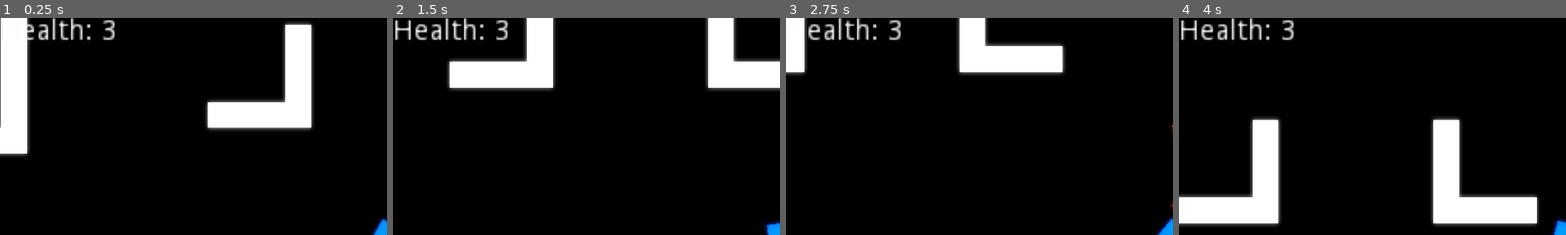
Above: before the commit, frames 1-4 (left to right).
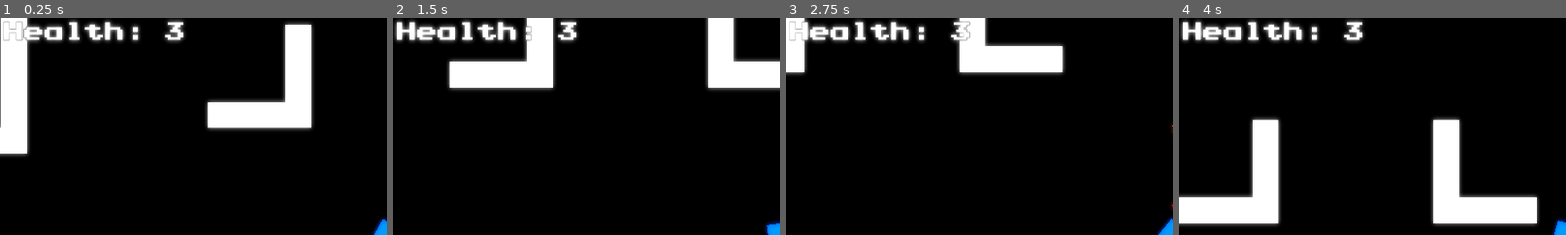
Above: after the commit, the same moments.

Repository: Kirottu/perttishooter
Game: Godot game, scene res://Scenes/Level.tscn
Same seed, same stepped clock (60 frames per second), same inputs: the game is played once before the commit and once after it.
Inputs (mouse positions are % of the whole screen's width and height, from its top left):
- Up to frame 1 (0.25 s): no input
- Up to frame 2 (1.5 s): tap Enter at 0.5 s; move the mouse to (72, 45) at 0.52 s; hold D (right) 0.53-1.28 s; hold Space (fire) 0.53-1.28 s; move the mouse to (30, 55) at 1.27 s; hold S (down) from 1.28 s (still down); tap Space (fire) at 1.35 s
- Up to frame 3 (2.75 s): move the mouse to (60, 28) at 2.02 s; release S (down) at 2.03 s; hold D (right) from 2.03 s (still down); hold Space (fire) from 2.03 s (still down)
- Up to frame 4 (4 s): move the mouse to (45, 70) at 2.77 s; release D (right) at 2.78 s; release Space (fire) at 2.78 s; hold W (up) 2.78-3.53 s; tap Space (fire) at 2.85 s; move the mouse to (80, 65) at 3.52 s; hold A (left) from 3.53 s (still down); hold Space (fire) from 3.53 s (still down)
The pictures show only the part of the screen within x 0-50%, y 0-50%; the shares and areas given below are measured in that part.

The runs differ from the first frame. In frame 1, 2.8% of the frame differs, in the area x 0-48%, y 0-12%; in frame 2, 3.1%; in frame 3, 2.7%; in frame 4, 3.2%.

Commit message:
Added fonts

Diff:
--- a/Scenes/Level.tscn
+++ b/Scenes/Level.tscn
@@ -1,9 +1,10 @@
-[gd_scene load_steps=10 format=2]
+[gd_scene load_steps=12 format=2]
 
 [ext_resource path="res://Scenes/Pertti.tscn" type="PackedScene" id=1]
 [ext_resource path="res://Scripts/Level.gd" type="Script" id=2]
 [ext_resource path="res://Assets/Textures/black_rectangle.png" type="Texture" id=3]
 [ext_resource path="res://Assets/Textures/rectangle.png" type="Texture" id=4]
+[ext_resource path="res://Assets/Fonts/prstartk.ttf" type="DynamicFontData" id=5]
 
 [sub_resource type="ConvexPolygonShape2D" id=1]
 points = PoolVector2Array( 0, 0, 64, 0, 64, 64, 0, 64 )
@@ -50,6 +51,12 @@
 1/shapes = [  ]
 1/z_index = 0
 
+[sub_resource type="DynamicFont" id=6]
+size = 50
+outline_size = 2
+outline_color = Color( 0, 0, 0, 1 )
+font_data = ExtResource( 5 )
+
 [sub_resource type="Shader" id=4]
 code = "    shader_type canvas_item;
 
@@ -91,19 +98,21 @@
 
 [node name="HUD" type="CanvasLayer" parent="."]
 
+[node name="Label" type="Label" parent="HUD"]
+margin_left = 10.0
+margin_top = 10.0
+margin_right = 344.0
+margin_bottom = 81.0
+custom_fonts/font = SubResource( 6 )
+text = "Health: "
+__meta__ = {
+"_edit_use_anchors_": false
+}
+
 [node name="ColorRect" type="ColorRect" parent="HUD"]
 material = SubResource( 5 )
 margin_right = 40.0
 margin_bottom = 40.0
-__meta__ = {
-"_edit_use_anchors_": false
-}
-
-[node name="Label" type="Label" parent="HUD"]
-margin_right = 40.0
-margin_bottom = 14.0
-rect_scale = Vector2( 5, 5 )
-text = "Health: "
 __meta__ = {
 "_edit_use_anchors_": false
 }
--- a/Scripts/Enemy.gd
+++ b/Scripts/Enemy.gd
@@ -44,13 +44,10 @@
 			break
 		elif distance <= 0.0:
 			position = path[0]
-
-			print(is_processing())
 			break
 		distance -= distance_to_next
 		start_point = path[0]
 		path.remove(0)
-		print(pertti.position)
 
 
 func set_pertti_ref(value) -> void:
@@ -62,7 +59,6 @@
 	pertti = value
 	pertti.connect("moved", self, "update_path")
 	path = nav_2d.get_simple_path(position, pertti.position)
-	print(path)
 	if path.size() == 0:
 		return
 	set_process(true)
--- a/Scripts/Pertti.gd
+++ b/Scripts/Pertti.gd
@@ -50,7 +50,7 @@
 	movement.y = 0
 
 func _on_Area2D_body_entered(body):
-	if "Enemy" in body.name:
+	if "Enemy" in body.name and !gameover:
 		health -= 1
 		emit_signal("damage_taken", health)
 		if health == 0:
Binary file added: Assets/Fonts/ARCADECLASSIC.TTF
Binary file added: Assets/Fonts/prstart.ttf
Binary file added: Assets/Fonts/prstartk.ttf
